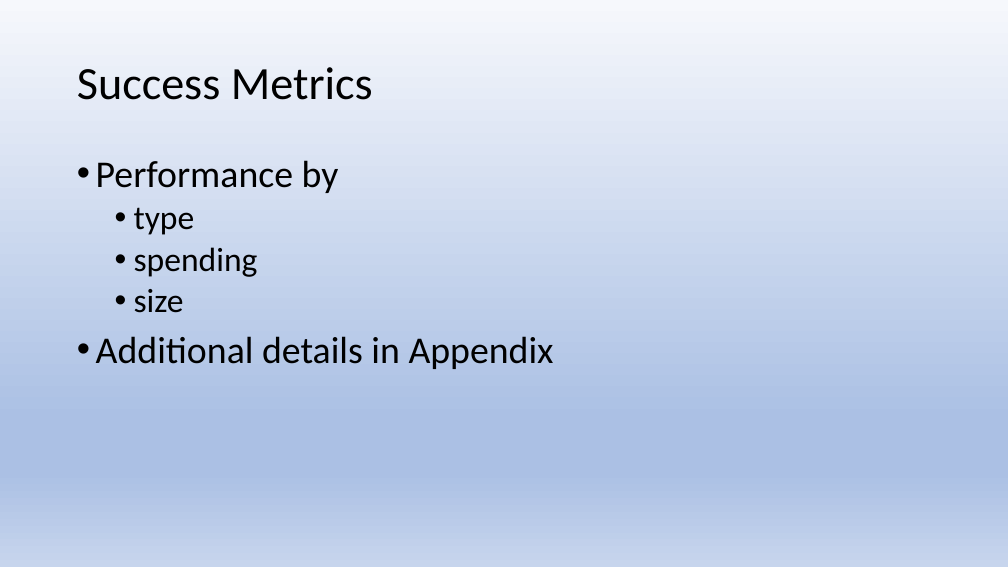
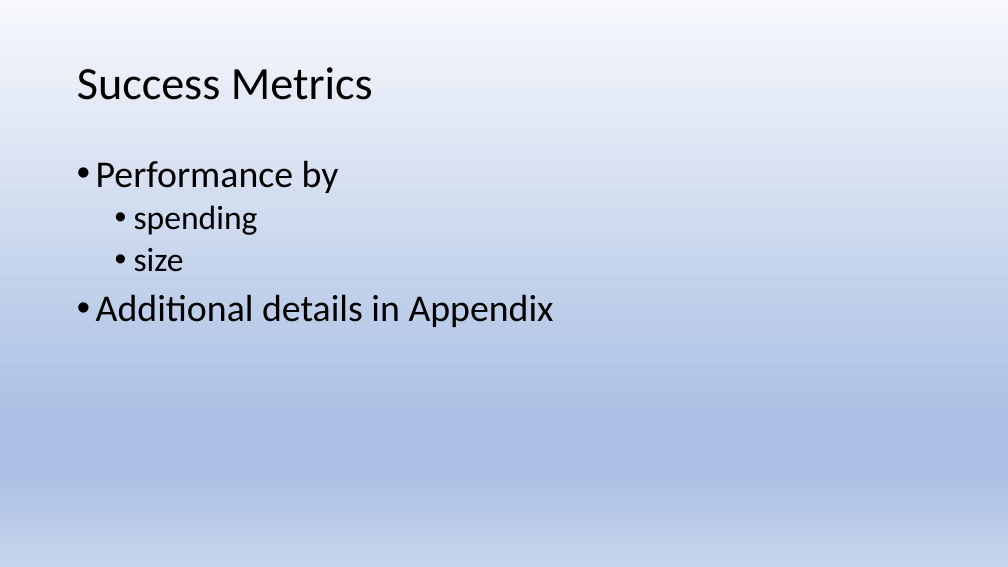
Before and after one commit to js816/tableau_school_district_analysis, a slide deck: slide 8 of School District Analysis.pptx (slide 7 before the commit). Drawn at 1008x567 pixels with LibreOffice and Linux fonts; fonts in the diff are those of the drawing. Boxes give left, top, right and bottom in pixels: in the first picture for what was removed or moved away, otherwise in the second. Text is boxed around its words. In the diff, an @@ line names an element or a change of style, - is before the commit and + after.

```diff
--- a/School District Analysis.pptx
+++ b/School District Analysis.pptx
@@ text at [134, 207, 195, 235]: paragraph removed @@
-  • type
```
Also in this commit, not shown: 12 other slides changed, 2 slides removed, 1 other file.
